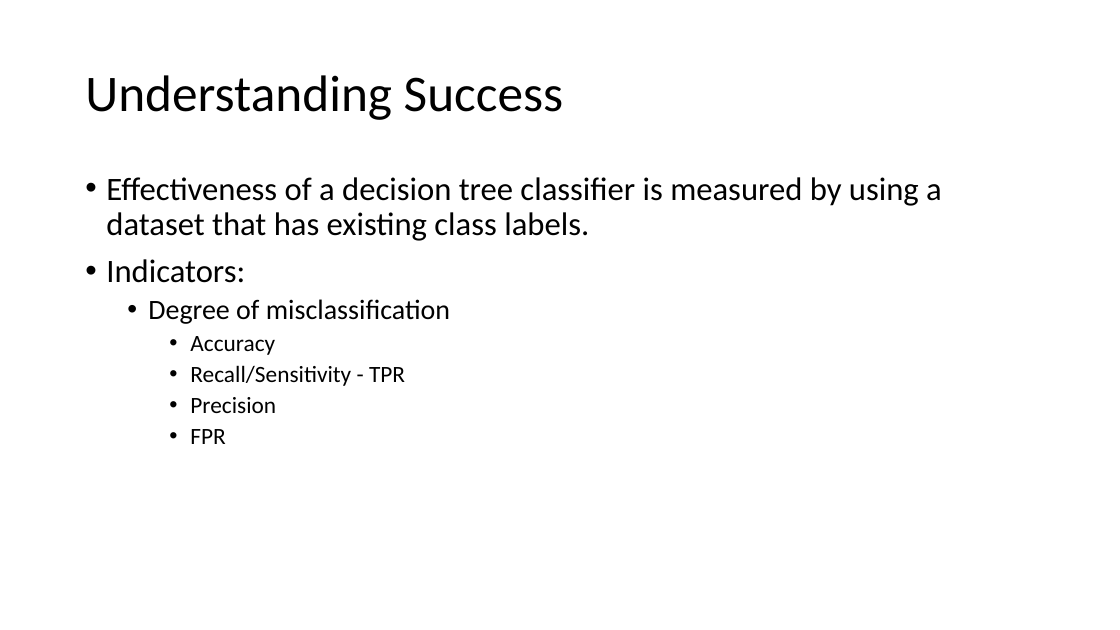
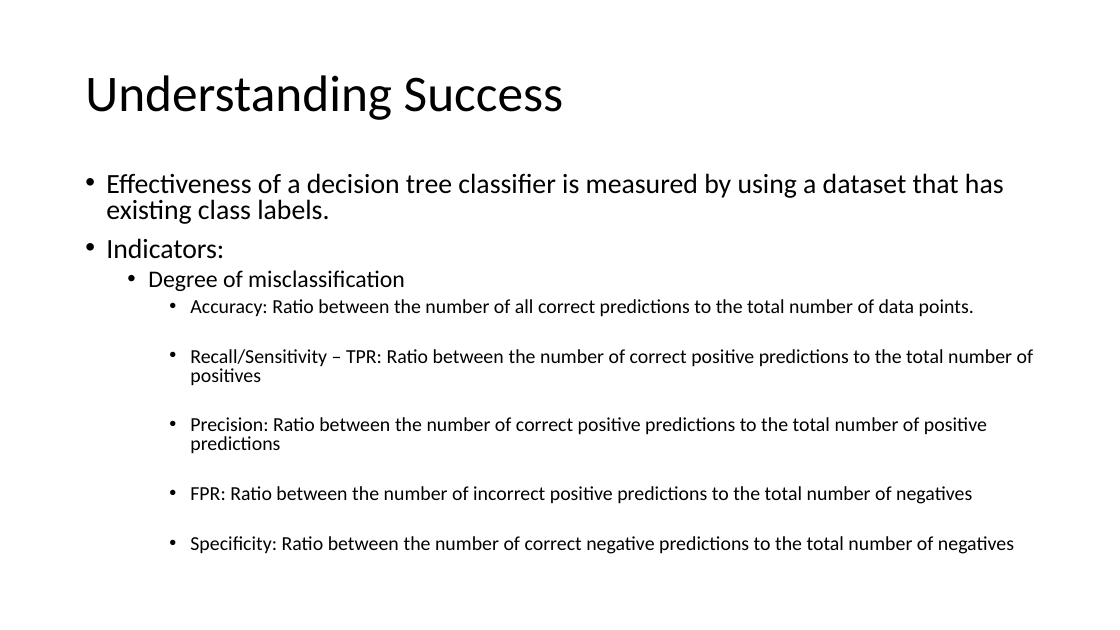
Before and after one commit to meenakshsundaram/AIML, a slide deck: slide 4 of DecisionTrees/DecisionTrees.pptx. Drawn at 1120x630 pixels with LibreOffice and Linux fonts; fonts in the diff are those of the drawing. Boxes give left, top, right and bottom in pixels: in the first picture for what was removed or moved away, otherwise in the second. Text is boxed around its words. In the diff, an @@ line names an element or a change of style, - is before the commit and + after.

Commit message:
Adding some content: what is decision tree and important concepts in confusion matrix

```diff
--- a/DecisionTrees/DecisionTrees.pptx
+++ b/DecisionTrees/DecisionTrees.pptx
@@ text at [106, 173, 1004, 291]: size 28 to 23.8 pt in "Effectiveness of a decision tree classifier is ...", "Indicators:"; size 24 to 20.4 pt in "Degree of misclassification"; line spacing 0.9 to 0.8 @@
@@ text at [190, 299, 1034, 554]: text changed; size 20 to 17 pt @@
-    • Accuracy
-    • Recall/Sensitivity - TPR
-    • Precision
-    • FPR
+    • Accuracy: Ratio between the number of all correct predictions to the total number of data points.
+    • Recall/Sensitivity – TPR: Ratio between the number of correct positive predictions to the total number of positives
+    • Precision: Ratio between the number of correct positive predictions to the total number of positive predictions
+    • FPR: Ratio between the number of incorrect positive predictions to the total number of negatives
+    • Specificity: Ratio between the number of correct negative predictions to the total number of negatives
```
Also in this commit, not shown: 1 other slide changed.
